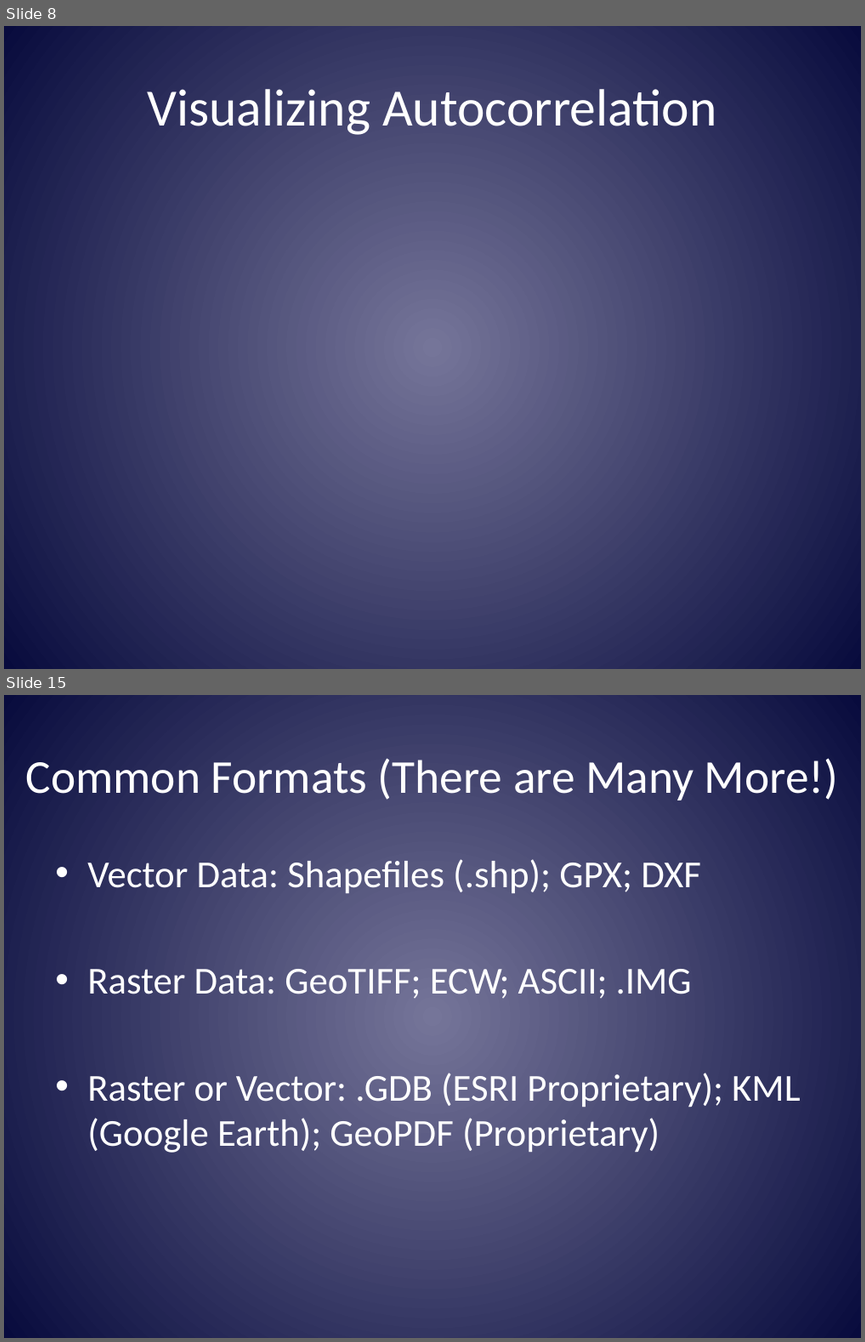
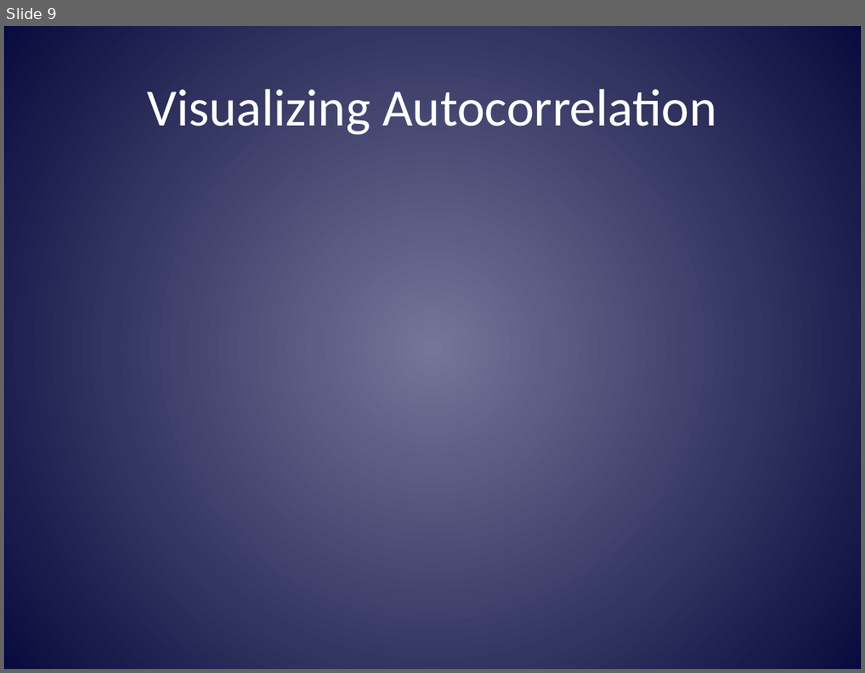
Before and after one commit to mltConsEcol/TU_LandscapeAnalysis_Documents, a slide deck: Lectures/LandscapeAnalysis_Week2.pptx. Shown one above the other, each under a label of ours: slides 8 and 15 before the commit, slide 9 after it; the slides between them are not shown. The pictures are 865x1342 and 865x673 pixels, drawn with LibreOffice and Linux fonts; fonts in the diff are those of the drawing. Boxes give left, top, right and bottom in pixels: in the first picture for what was removed or moved away, otherwise in the second. Text is boxed around its words. In the diff, an @@ line names an element or a change of style, - is before the commit and + after.

```diff
--- a/Lectures/LandscapeAnalysis_Week2.pptx
+++ b/Lectures/LandscapeAnalysis_Week2.pptx
@@ slide 15 removed at box(4, 695, 861, 1338), background gradient #74769A to #080C3E @@
@@ title removed at box(26, 758, 839, 800) @@
-Common Formats (There are Many More!)
@@ text removed at box(87, 859, 800, 1152) @@
-• Vector Data: Shapefiles (.shp); GPX; DXF
-• Raster Data: GeoTIFF; ECW; ASCII; .IMG
-• Raster or Vector: .GDB (ESRI Proprietary); KML (Google Earth); GeoPDF (Proprietary)
@@ what was slide 8 is now slide 9 @@
```
Also in this commit, not shown: 3 slides changed, 2 slides added, 14 other slides removed.
